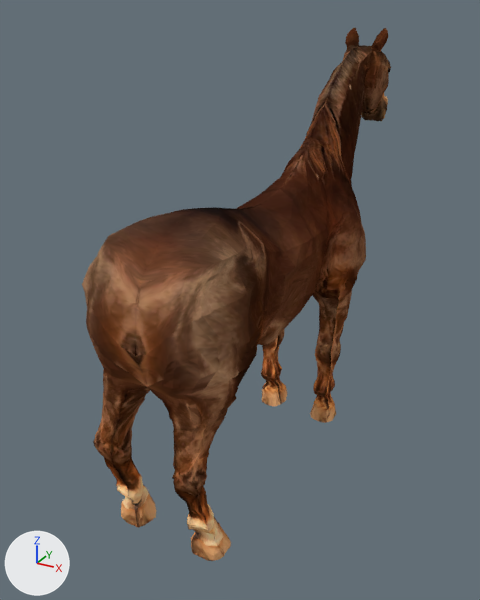
The Blender file blender/daffy(3).blend, before and after one commit.
Both versions are drawn from a camera (50 mm lens) standing at (18.5, -59.7, 33.1) and looking at (-2.9, -20.9, 13.6). Every picture has the same lights, and +X, +Y and +Z are marked at lower left.
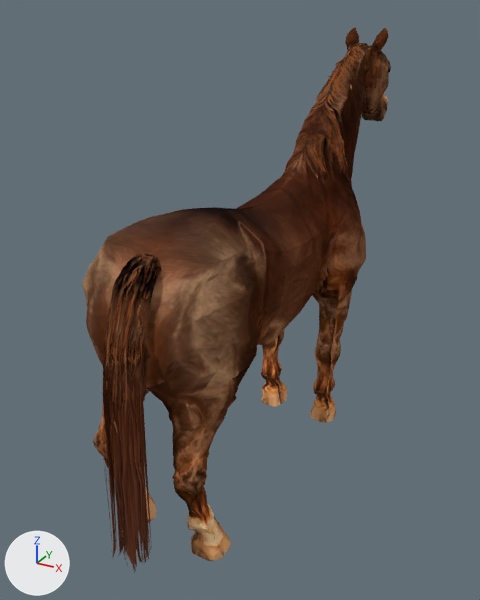
Where the change shows, as pixel boxes [x1, y1, x2, y2] in the pictures (480 x 600 px):
'Plane', reshaped
    before: [82, 28, 391, 561]
    after: [82, 28, 391, 572]
part 1 of me_plane_003, built on
    before: [281, 30, 387, 185]
    after: [284, 28, 387, 195]
part 2 of me_plane_003, built on
    before: [92, 223, 220, 525]
    after: [92, 223, 219, 572]

The edits, one by one:
me_plane_003 is used by ob_plane; location (-0.56, -9.59, 8.77); rotation (0.0, 0.0, -0.0419), in degrees (0, 0, -2.4); scale (10.5, 10.5, 10.5).
me_plane_003 had 8525 vertices, 8229 faces, 4 loose edges and spanned x -0.04..0.45, y -2.43..0.91, z -0.71..2.17.
me_plane_003 now has 11853 vertices, 9650 faces, 90 loose edges and spans x -0.1..0.45, y -2.64..0.91, z -0.71..2.17.
me_plane_003 part 1: 74 vertices moved from x -0.01..0.17, y -0.49..0.65, z 1.29..2.16 to x 0.0..0.18, y -0.5..0.66, z 1.29..2.16; 144 vertices removed from x -0.01..0.21, y -0.6..0.63, z 1.25..2.05; 2008 vertices added at x -0.01..0.23, y -0.59..0.7, z 1.18..2.06.
me_plane_003 part 2: 107 vertices moved within x -0.02..0.35, y -2.42..-2.07, z -0.54..1.23; 44 vertices removed from x 0.0..0.24, y -2.39..-2.27, z 0.1..1.13; 1508 vertices added at x -0.1..0.24, y -2.64..-2.16, z -0.59..1.19.
